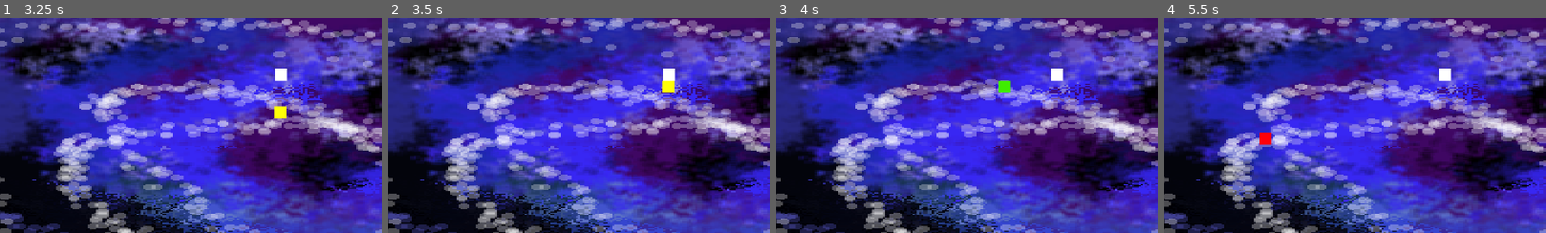
Above: before the commit, frames 1-4 (left to right).
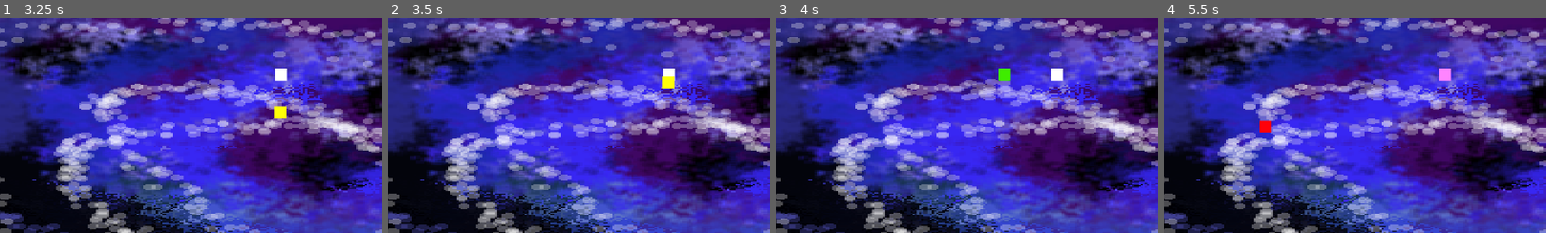
Above: after the commit, the same moments.

Repository: Lacottick/CtrlLacoJAM
Game: Godot game, scene res://scenes/levels/test_level.tscn
Same seed, same stepped clock (60 frames per second), same inputs: the game is played once before the commit and once after it. The project has no main scene, so this scene is started directly.
Inputs:
- Up to frame 1 (3.25 s): tap Enter at 0.5 s; hold D (right) 0.53-1.28 s; tap F (attack) at 0.6, 1.35, 2.3, 2.85 s; tap Space at 1.25 s; hold S (down) 1.28-2.03 s; hold D (right) 2.03-2.78 s; tap E (interact) at 2.1 s; hold W (up) from 2.78 s (still down)
- Up to frame 2 (3.5 s): keep holding W (up)
- Up to frame 3 (4 s): tap Enter at 3.5 s; release W (up) at 3.53 s; hold A (left) from 3.53 s (still down); tap F (attack) at 3.6 s
- Up to frame 4 (5.5 s): tap E (interact) at 4.35 s; tap F (attack) at 4.55, 5.1 s; release A (left) at 5.03 s; hold S (down) from 5.03 s (still down)
The pictures show only the part of the screen within x 7-57%, y 22-72%; the shares and areas given below are measured in that part.

Frame 1 is identical in both runs. In frame 2, 0.1% of the frame differs, in the area x 71-75%, y 27-35%; in frame 3, 0.4%; in frame 4, 0.6%, in the area x 25-76%, y 23-60%.

Commit message:
Hitbox controller funcionando

Diff:
--- a/actors/player/player.gd
+++ b/actors/player/player.gd
@@ -1,14 +1,28 @@
 extends CharacterBody2D
 
-@onready var input = $InputController
-@onready var movement = $MovementController
-@onready var animation = $AnimationController
+@onready var input: InputController = $InputController
+@onready var movement: MovementController = $MovementController
+@onready var animation: AnimationController = $AnimationController
+@onready var hitbox: HitboxController = $HitboxController
+@onready var stats: StatsController = $StatsController
+
+@export var character_id: int
 
 func _ready():
+	character_id = get_instance_id()
 	input.direction_changed.connect(movement.set_direction)
 	input.direction_changed.connect(animation.update_animation)
-	input.action_performed.connect(_on_action)
+	input.action_performed.connect(on_action)
+	hitbox.damage_received.connect(on_hitbox_damaged)
+	stats.character_dead.connect(on_entity_died)
 
-func _on_action(action: String):
+func on_action(action: String):
 	if action == "attack":
 		pass
+
+func on_hitbox_damaged(amount: float) -> void:
+	stats.take_damage(stats.character_id, amount)
+
+func on_entity_died() -> void:
+	input.input_lock()
+	animation.death_animation(character_id)
--- a/actors/player/player.tscn
+++ b/actors/player/player.tscn
@@ -5,6 +5,7 @@
 [ext_resource type="Script" uid="uid://bpo0oc0hptwk5" path="res://controllers/input_controller.gd" id="3_kjkj0"]
 [ext_resource type="Script" uid="uid://bam6m8wlayrl" path="res://controllers/animation_controller.gd" id="4_tue77"]
 [ext_resource type="Script" uid="uid://ded1ed7hmw2h0" path="res://controllers/stats_controller.gd" id="5_kjkj0"]
+[ext_resource type="Script" uid="uid://clk34hyx5nmkm" path="res://controllers/hitbox_controller.gd" id="6_15y17"]
 
 [sub_resource type="CanvasTexture" id="CanvasTexture_cp522"]
 
@@ -148,6 +149,8 @@
 &"up": SubResource("Animation_tue77")
 }
 
+[sub_resource type="RectangleShape2D" id="RectangleShape2D_15y17"]
+
 [node name="BaseCharacter" type="CharacterBody2D" unique_id=1540911931]
 motion_mode = 1
 script = ExtResource("1_niuxy")
@@ -159,6 +162,7 @@
 
 [node name="CollisionShape2D" type="CollisionShape2D" parent="." unique_id=165994675]
 shape = SubResource("RectangleShape2D_niuxy")
+disabled = true
 
 [node name="AnimationPlayer" type="AnimationPlayer" parent="." unique_id=1823954610]
 libraries/ = SubResource("AnimationLibrary_33vod")
@@ -179,3 +183,12 @@
 [node name="StatsController" type="Node" parent="." unique_id=349769875]
 script = ExtResource("5_kjkj0")
 metadata/_custom_type_script = "uid://ded1ed7hmw2h0"
+
+[node name="HitboxController" type="Area2D" parent="." unique_id=1993264944]
+collision_layer = 2
+collision_mask = 3
+script = ExtResource("6_15y17")
+metadata/_custom_type_script = "uid://clk34hyx5nmkm"
+
+[node name="CollisionShape2D" type="CollisionShape2D" parent="HitboxController" unique_id=1364542366]
+shape = SubResource("RectangleShape2D_15y17")
--- a/actors/test_damage_block.gd
+++ b/actors/test_damage_block.gd
@@ -5,15 +5,32 @@
 @onready var animation_player: AnimationPlayer = $AnimationPlayer
 @onready var attack_timer: Timer = $AttackTimer
 
-func _physics_process(_delta: float) -> void:
-	if animation_player.animation_finished:
+var target_hitbox: HitboxController = null
+
+func _ready() -> void:
+	animation_player.animation_finished.connect(_on_animation_finished)
+	attack_timer.start()
+
+func _on_animation_finished(anim_name: String) -> void:
+	if anim_name == "attack":
 		attack_timer.start()
 
-func _on_attack_area_body_entered(body: Node2D) -> void:
-	if body is CharacterBody2D:
-		var target_id = body.get_instance_id()
-		CharacterEventBus.take_damage.emit(target_id, damage_amount)
-		print("Enviando ", damage_amount, " de dano para o ID: ", target_id)
+func _on_attack_area_area_entered(area: Area2D) -> void:
+	if area is HitboxController:
+		target_hitbox = area
+
+func _on_attack_area_area_exited(area: Area2D) -> void:
+	if area == target_hitbox:
+		target_hitbox = null
+		print("Alvo saiu da área.")
 
 func _on_attack_timer_timeout() -> void:
-	animation_player.play("attack")
+	if target_hitbox:
+		animation_player.play("attack")
+		target_hitbox.take_damage(damage_amount)
+		print("Dano: ", damage_amount, " enviado para: ", target_hitbox.get_parent().name)
+	else:
+		attack_timer.start()
+
+func get_damage() -> float:
+	return damage_amount
--- a/actors/test_damage_block.tscn
+++ b/actors/test_damage_block.tscn
@@ -74,6 +74,8 @@
 script = ExtResource("1_lbkhi")
 
 [node name="AttackArea" type="Area2D" parent="." unique_id=369314952]
+collision_layer = 2
+collision_mask = 3
 
 [node name="CollisionShape2D" type="CollisionShape2D" parent="AttackArea" unique_id=1376933616]
 shape = SubResource("CircleShape2D_uqmad")
@@ -94,6 +96,7 @@
 one_shot = true
 autostart = true
 
+[connection signal="area_entered" from="AttackArea" to="." method="_on_attack_area_area_entered"]
 [connection signal="body_entered" from="AttackArea" to="." method="_on_attack_area_body_entered"]
 [connection signal="body_exited" from="AttackArea" to="." method="_on_attack_area_body_exited"]
 [connection signal="timeout" from="AttackTimer" to="." method="_on_attack_timer_timeout"]
--- /dev/null
+++ b/controllers/hitbox_controller.gd
@@ -0,0 +1,7 @@
+class_name HitboxController extends Area2D
+
+signal damage_received(amount: float)
+
+func take_damage(amount: float) -> void:
+	damage_received.emit(amount)
+	print("Dano recebido no Controller: ", amount)
--- a/controllers/input_controller.gd
+++ b/controllers/input_controller.gd
@@ -27,3 +27,6 @@
 
 func input_lock() -> void:
 	is_locked = true
+
+func input_unlock() -> void:
+	is_locked = false
--- a/controllers/stats_controller.gd
+++ b/controllers/stats_controller.gd
@@ -1,4 +1,6 @@
 class_name StatsController extends Node
+
+signal character_dead
 
 @export var max_health: float = 20.0
 @export var base_damage: float = 5.0
@@ -9,7 +11,6 @@
 func _ready() -> void:
 	current_health = max_health
 	character_id = get_parent().get_instance_id()
-	CharacterEventBus.take_damage.connect(take_damage)
 
 func take_damage(target_id: int, amount: float) -> void:
 	if target_id == character_id:
@@ -21,7 +22,4 @@
 	print(get_parent().name, " recebeu dano! Vida atual: ", current_health)
 
 	if current_health <= 0:
-		die()
-
-func die() -> void:
-	CharacterEventBus.character_dead.emit()
+		character_dead.emit()
Not shown, added: controllers/hitbox_controller.gd.uid
